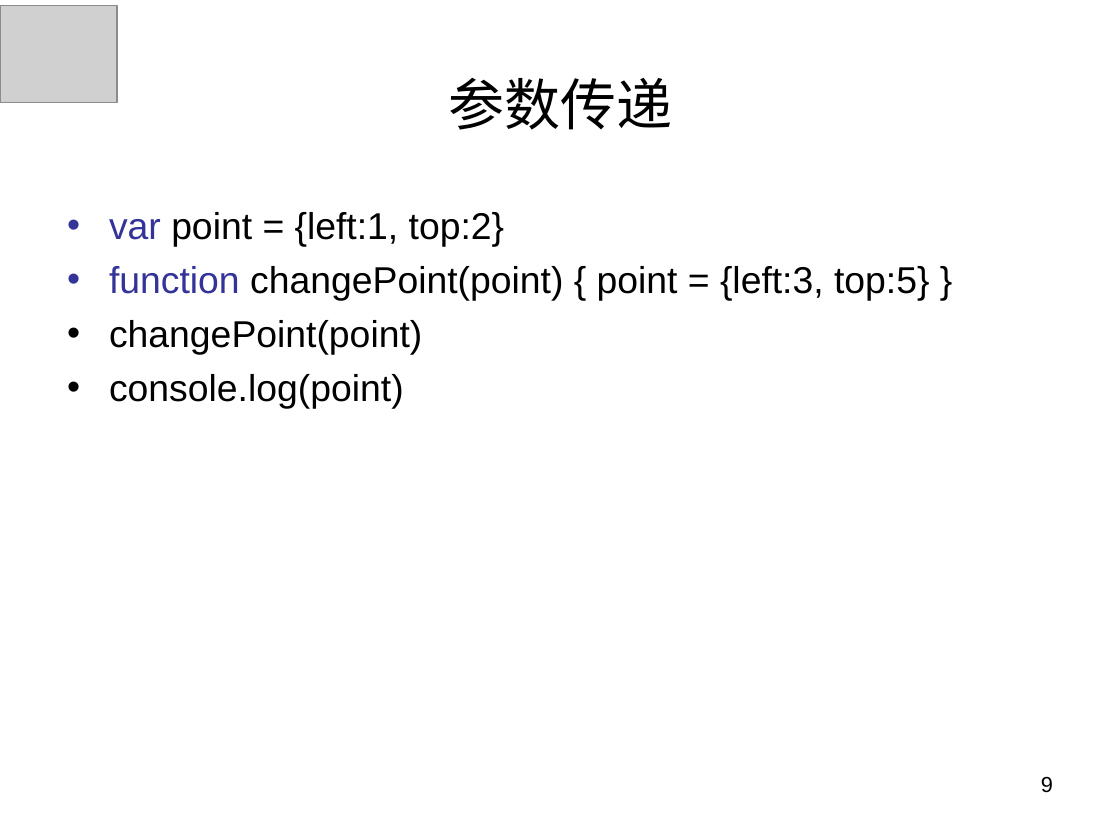
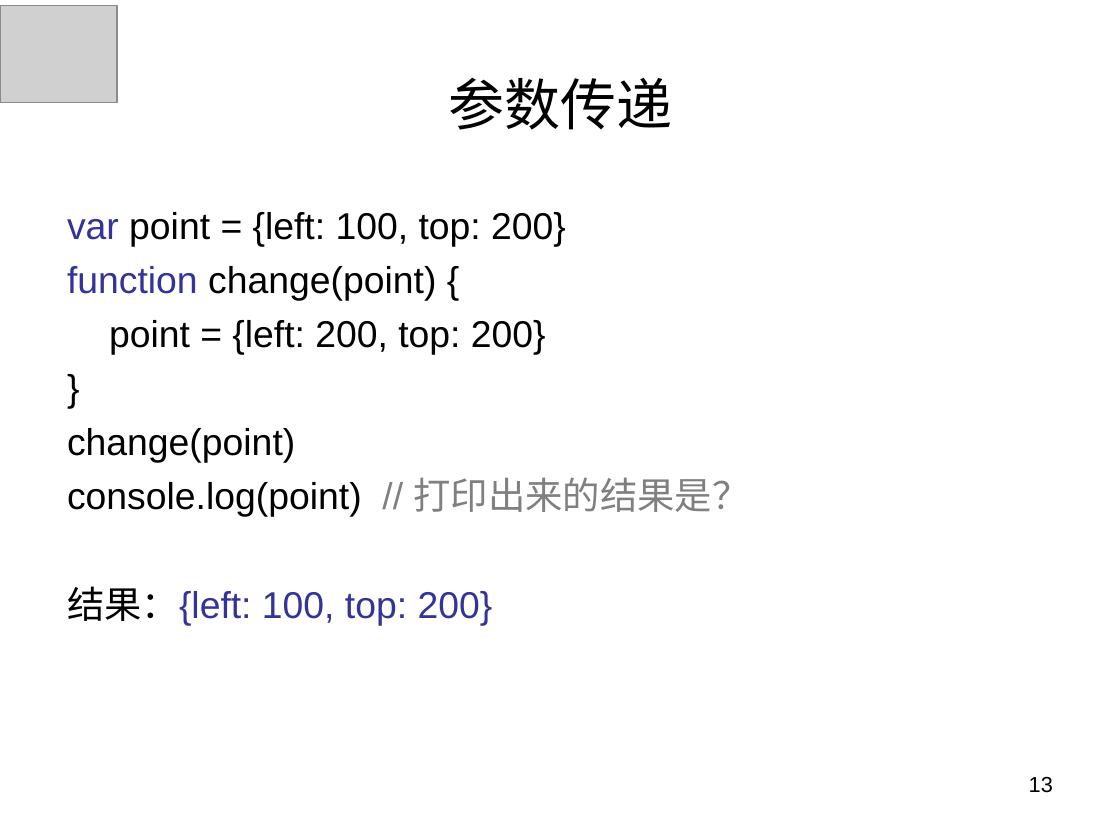
Before and after one commit to panxuepeng/javascript, a slide deck: slide 13 of ppt/第二天课程.ppt (slide 9 before the commit). Drawn at 1120x840 pixels with LibreOffice and Linux fonts; fonts in the diff are those of the drawing; grey boxes stand for pictures. Boxes give left, top, right and bottom in pixels: in the first picture for what was removed or moved away, otherwise in the second. Text is boxed around its words. In the diff, an @@ line names an element or a change of style, - is before the commit and + after.

```diff
--- a/ppt/第二天课程.ppt
+++ b/ppt/第二天课程.ppt
@@ text at [67, 212, 750, 626]: text changed @@
-• var point = {left:1, top:2}
-• function changePoint(point) { point = {left:3, top:5} }
-• changePoint(point)
-• console.log(point)
+var point = {left: 100, top: 200}
+function change(point) {
+point = {left: 200, top: 200}
+}
+change(point)
+console.log(point) // 打印出来的结果是？
+结果：{left: 100, top: 200}
@@ page number at [1029, 776, 1053, 793]: text changed @@
-9
+13
```
Also in this commit, not shown: 31 other slides changed, 23 slides added, 5 slides removed, 8 other files.
